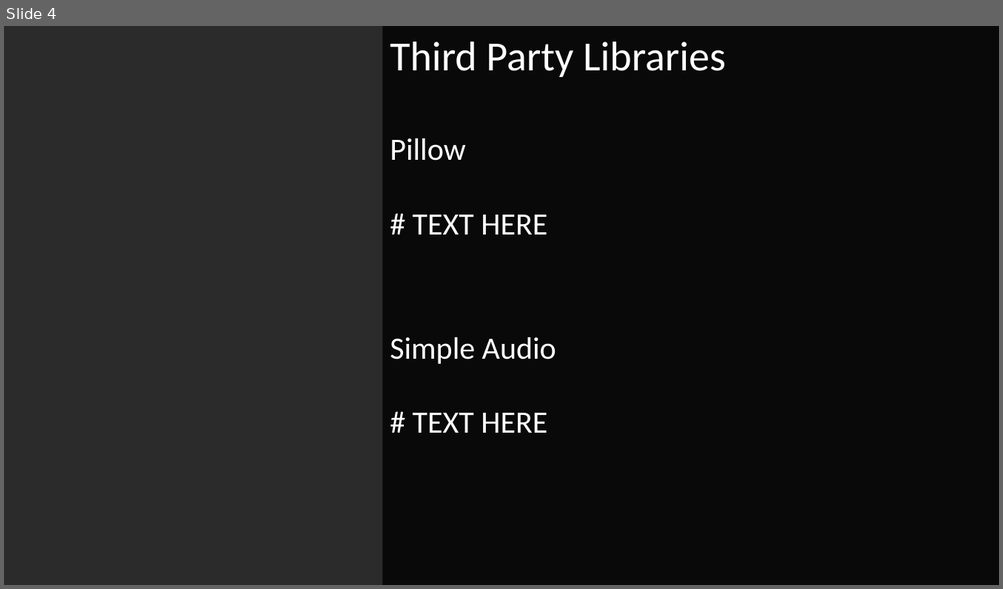
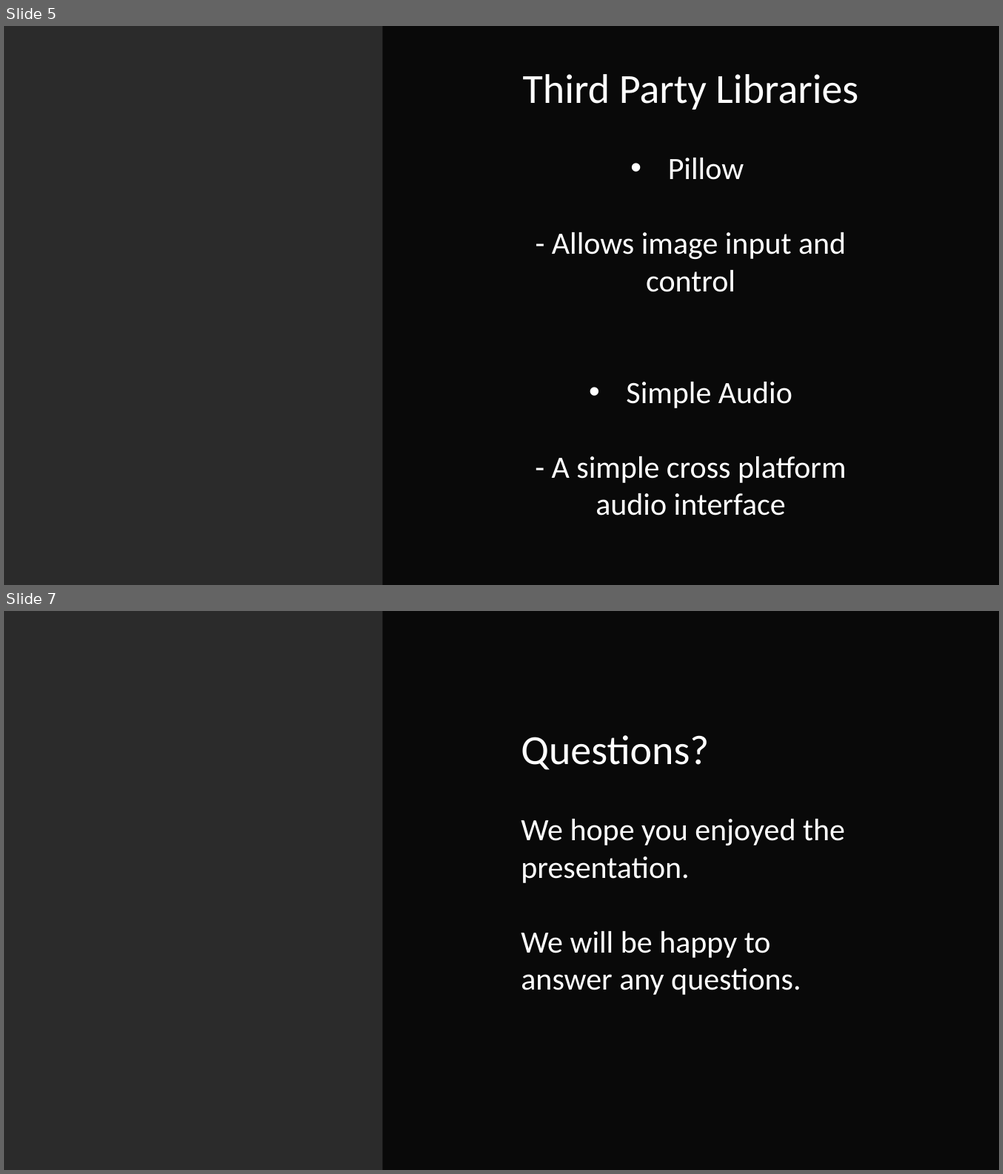
Before and after one commit to JackFurby/teamTextGame, a slide deck: Group Presentation.pptx. Shown one above the other, each under a label of ours: slide 4 before the commit, slides 5 and 7 after it; the slides between them are not shown. The pictures are 1003x589 and 1003x1174 pixels, drawn with LibreOffice and Linux fonts; fonts in the diff are those of the drawing; background and template pictures are left out; a plain dark background stands for a picture behind light text. Boxes give left, top, right and bottom in pixels: in the first picture for what was removed or moved away, otherwise in the second. Text is boxed around its words. In the diff, an @@ line names an element or a change of style, - is before the commit and + after.

Commit message:
Draft 2
Some updates to the power point. Will finalise tomorrow before presentation.

```diff
--- a/Group Presentation.pptx
+++ b/Group Presentation.pptx
@@ slide 7 added at (x1=4, y1=611, x2=999, y2=1170), background picture (left out) @@
@@ rectangle added at (x1=382, y1=611, x2=999, y2=1170), fill #000000 at 78% opacity @@
@@ text added at (x1=521, y1=735, x2=845, y2=995), 30 pt, text #FFFFFF @@
+Questions?
+We hope you enjoyed the presentation.
+We will be happy to answer any questions.
@@ what was slide 4 is now slide 5 @@
@@ slide 5 changed as well @@
@@ text "Third Party Libraries" moved from (x1=390, y1=42, x2=726, y2=433) to (x1=523, y1=74, x2=858, y2=516) @@
@@ text at (x1=523, y1=74, x2=858, y2=409): alignment left to centre; bullet none to • @@
@@ text at (x1=552, y1=232, x2=845, y2=292): text changed @@
-# TEXT HERE
+- Allows image input and control
@@ text at (x1=552, y1=457, x2=845, y2=516): text changed @@
-# TEXT HERE
+- A simple cross platform audio interface
```
Also in this commit, not shown: 2 other slides changed, 3 other slides added, 3 slides removed.
